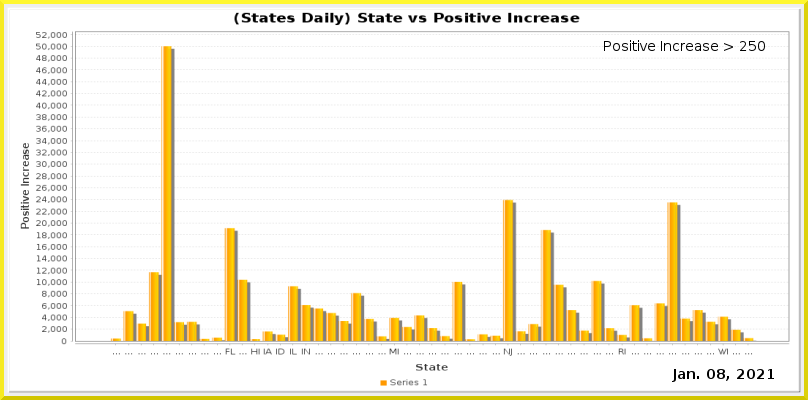
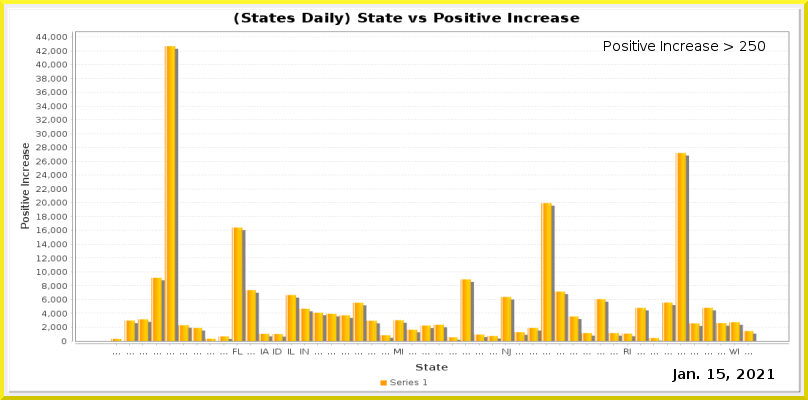
Layers edited between the first and the second 808×400 image:
painted on "Current Date" over (x1=707, y1=369, x2=725, y2=379)
painted on "Date_vs_TestIncrease.png" over (x1=36, y1=32, x2=789, y2=356)
